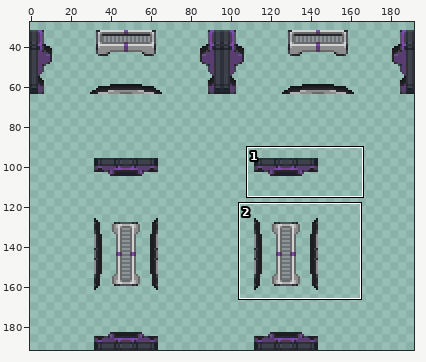
Edited in one commit: sprite sheet (Resources/Textures/_Sunrise/Structures/Doors/Airlocks/Glass/triple_science.rsi/open.png). Above: a wide view before the commit, with the close-up outlined.
Close-up. First the earlier version:
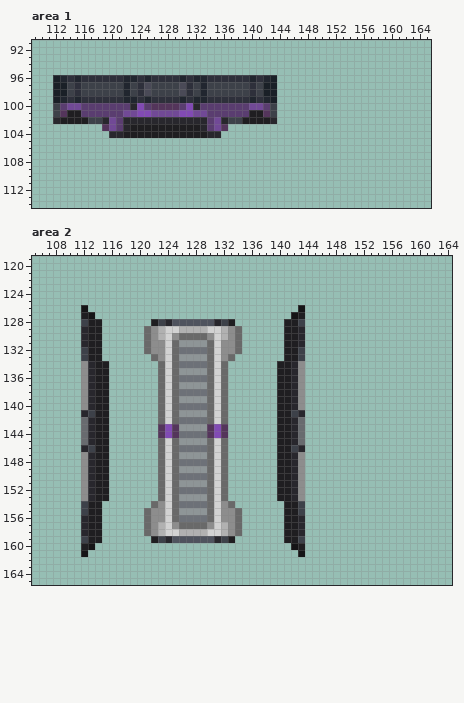
The file is 192x192 pixels. Colours within 5 levels of each other are drawn and written as one. Shown: area 1: x 109..165, y 91..114; area 2: x 105..164, y 119..165. The wide view leaves out empty margins. The commit also changed other parts of the picture, which this record leaves out.
The result:
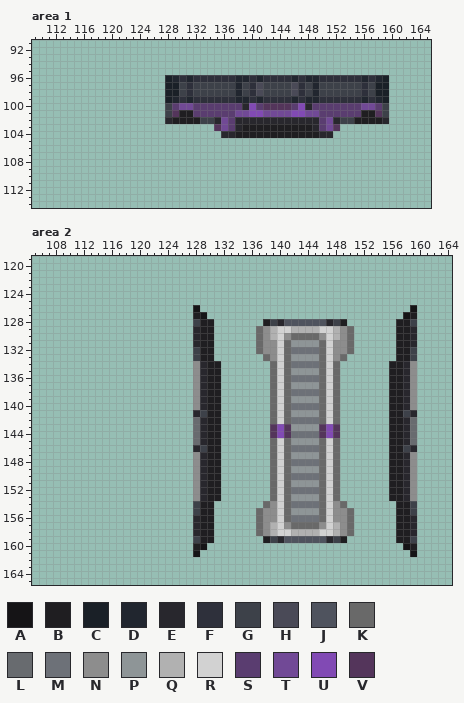
Palette (. is transparent): A #151416  B #1f1e21  C #1a2027  D #21262f  E #28272d  F #2e303b  G #3d4149  H #4a4a57  J #4f535e  K #696969  L #686b6f  M #6d7178  N #8d8d8d  P #8e9597  Q #b1b1b1  R #d2d2d2  S #5a3d70  T #714996  U #814ab4  V #54355b
What changed:
Changed rows in their new state; - is an unchanged pixel.
Area 1:
first column x 112:
 96 ................CDFDFF----DDFDFFFFDFDDFFFFFFDFDC
 97 ................CCG--G----D--HGGGGHFGDGGGGGGFGCC
 98 ................CCG--G----D--HGGGGHFGDGGGGGGFGCC
 99 ................CDFDFF----DDFDFFFFDFDDFFFFFFDFDC
100 ................GSTTS------EUSVVVVSUESSSSSSSTTSG
101 ................GVBBSS----TTUUTTTTUUTTSSSSSSBBVG
102 ................-BBBBGGETSEEEEE-EEEEEESTEGGBBBBE
103 -------................VTSEBBBBBBBBBBESTV-------
104 --------................EEBBBBBBBBBBBBEE--------
Area 2:
first column x 112:
126 .---------------A--------------.---------------A
127 ..--------------BA------------..--------------AB
128 ...-------......GBB...----BGEJJJJJJEGB-------BBG
129 ...------.......EBB....--KNQRRQQQQRRQNK------BBE
130 ...------.......EBB....--KNQRNKKKKNRQNK------BBE
131 ...------.......EBB....--KNNRKPPPPKRNNK------BBE
132 ...------.......GBB....--KNNRKMMMMKRNNK------BBG
133 ...-------......GBB...----KNRKPPPPKRNK-------BBG
134 ....-------.....NEBB.------KRKMMMMKRK-------BBEN
135 ....-------.....NEBB.------KRKPPPPKRK-------BBEN
136 ....-------.....NEBB.------KRKMMMMKRK-------BBEN
137 ....-------.....NEBB.------KRKPPPPKRK-------BBEN
138 ....-------.....NEBB.------KRKMMMMKRK-------BBEN
139 ....-------.....NEBB.------KRKPPPPKRK-------BBEN
140 ....-------.....NEBB.------KRKMMMMKRK-------BBEN
141 ....-------.....EGBB.------KRKPPPPKRK-------BBGE
142 ....-------.....LEBB.------KRKMMMMKRK-------BBEL
143 ....-------.....LEBB.------VUVPPPPVUV-------BBEL
144 ....-------.....LEBB.------VUVMMMMVUV-------BBEL
145 ....-------.....LEBB.------KRKPPPPKRK-------BBEL
146 ....-------.....EGBB.------KRKMMMMKRK-------BBGE
147 ....-------.....NEBB.------KRKPPPPKRK-------BBEN
148 ....-------.....NEBB.------KRKMMMMKRK-------BBEN
149 ....-------.....NEBB.------KRKPPPPKRK-------BBEN
150 ....-------.....NEBB.------KRKMMMMKRK-------BBEN
151 ....-------.....NEBB.------KRKPPPPKRK-------BBEN
152 ....-------.....NEBB.------KRKMMMMKRK-------BBEN
153 ....-------.....NEBB.------KRKPPPPKRK-------BBEN
154 ...-------......GBB...----KNRKMMMMKRNK-------BBG
155 ...------.......GBB....--KNNRKPPPPKRNNK------BBG
156 ...------.......EBB....--KNNRKMMMMKRNNK------BBE
157 ...------.......EBB....--KNQRNKKKKNRQNK------BBE
158 ...------.......EBB....--KNQRRQQQQRRQNK------BBE
159 ...-------......GBB...----BGEJJJJJJEGB-------BBG
160 ..--------------BA------------..--------------AB
161 .---------------A--------------.---------------A
